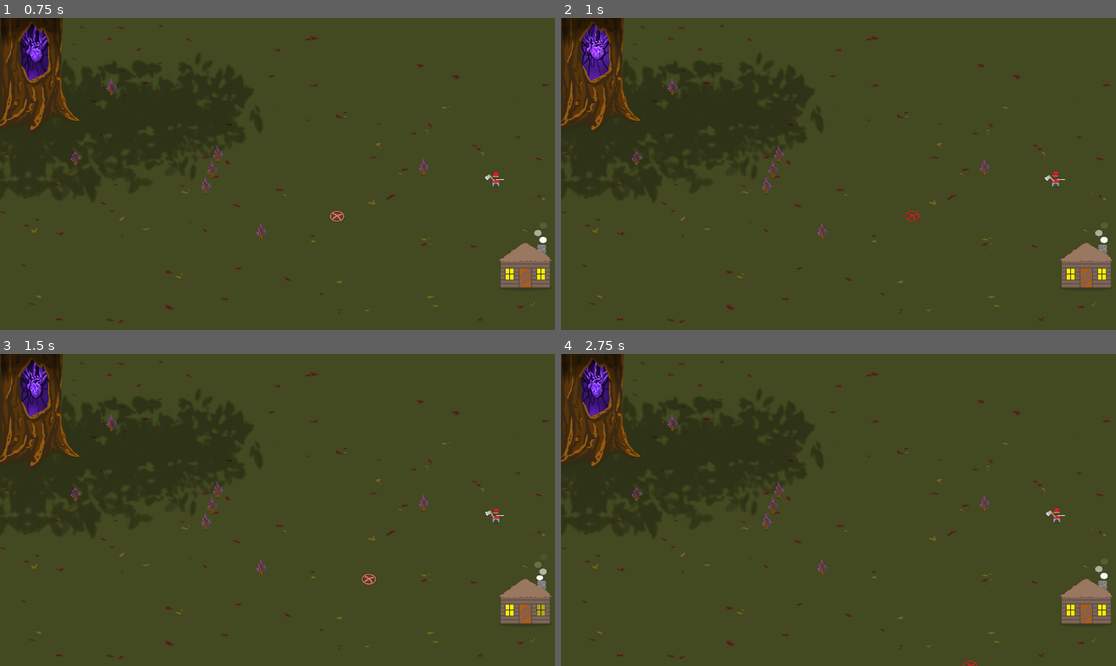
Above: before the commit, frames 1-4 (two rows, left to right).
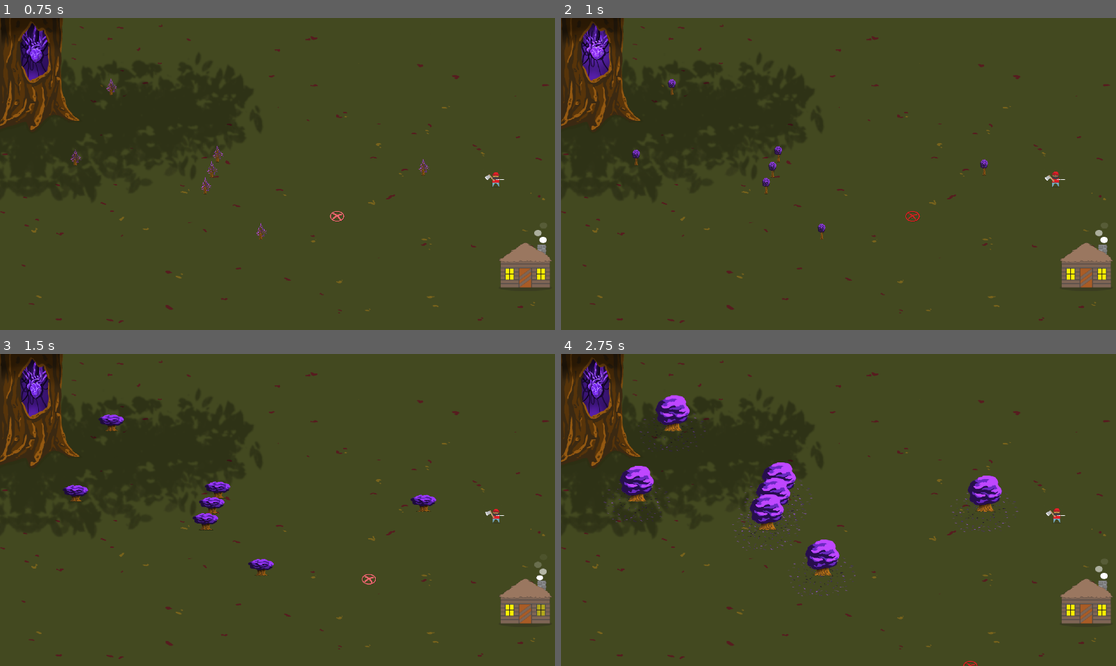
Above: after the commit, the same moments.

Repository: sksmith/ATreeKilledMyFather
Game: Godot game, scene res://Play.tscn
Same seed, same stepped clock (60 frames per second), same inputs: the game is played once before the commit and once after it. This scene is started directly instead of the project's main scene.
Inputs:
- Up to frame 1 (0.75 s): hold D (f_move_right) from 0.53 s (still down); hold Space (f_action) from 0.53 s (still down)
- Up to frame 2 (1 s): keep holding D (f_move_right); keep holding Space (f_action)
- Up to frame 3 (1.5 s): release D (f_move_right) at 1.28 s; release Space (f_action) at 1.28 s; hold S (f_move_down) from 1.28 s (still down); tap Space (f_action) at 1.35 s
- Up to frame 4 (2.75 s): release S (f_move_down) at 2.03 s; hold D (f_move_right) from 2.03 s (still down); hold Space (f_action) from 2.03 s (still down)

Frame 1 is identical in both runs. In frame 2, 0.3% of the frame differs, in the area x 12-78%, y 19-71%; in frame 3, 1.0%; in frame 4, 3.5%, in the area x 7-83%, y 13-78%.

Commit message:
Tree Sounds

Diff:
--- a/Tree.gd
+++ b/Tree.gd
@@ -4,6 +4,7 @@
 signal tree_died(tree)
 
 export var hit_points = 5
+export var tree_growth_sounds: Array
 var phase = 1
 const MAX_PHASE = 3
 
@@ -59,4 +60,8 @@
 
 	if phase >= MAX_PHASE:
 		emit_signal("tree_grown", self)
+		var growth_sound = tree_growth_sounds[randi() % tree_growth_sounds.size()]
 		$LevelTimer.stop()
+		$TreeGrowthSound.stream = growth_sound
+		yield($TreeSprite, "animation_finished")
+		$TreeGrowthSound.play()
--- a/Tree.tscn
+++ b/Tree.tscn
@@ -18,6 +18,9 @@
 [ext_resource path="res://assets/tree/Tree_phase3_targeted.png" type="Texture" id=16]
 [ext_resource path="res://assets/tree/Tree_phase_2_04.png" type="Texture" id=17]
 [ext_resource path="res://assets/tree/Tree_phase3_02.png" type="Texture" id=18]
+[ext_resource path="res://assets/audio/sfx/Tree Grow Phase 3 3.ogg" type="AudioStream" id=19]
+[ext_resource path="res://assets/audio/sfx/Tree Grow Phase 3 1.ogg" type="AudioStream" id=20]
+[ext_resource path="res://assets/audio/sfx/Tree Grow Phase 3 2.ogg" type="AudioStream" id=21]
 
 [sub_resource type="SpriteFrames" id=3]
 animations = [ {
@@ -83,6 +86,7 @@
 __meta__ = {
 "_edit_group_": true
 }
+tree_growth_sounds = [ ExtResource( 20 ), ExtResource( 21 ), ExtResource( 19 ) ]
 
 [node name="TreeSprite" type="AnimatedSprite" parent="."]
 position = Vector2( -1, -59 )
@@ -92,7 +96,6 @@
 playing = true
 
 [node name="LevelTimer" type="Timer" parent="."]
-wait_time = 5.0
 autostart = true
 
 [node name="Phase1Collider" type="CollisionShape2D" parent="."]
@@ -131,4 +134,8 @@
 position = Vector2( 4, 28 )
 shape = SubResource( 9 )
 
+[node name="TreeGrowthSound" type="AudioStreamPlayer" parent="."]
+volume_db = 1.0
+bus = "Sfx Hi"
+
 [connection signal="timeout" from="LevelTimer" to="." method="_on_LevelTimer_timeout"]
--- a/default_bus_layout.tres
+++ b/default_bus_layout.tres
@@ -5,7 +5,7 @@
 bus/1/solo = false
 bus/1/mute = false
 bus/1/bypass_fx = false
-bus/1/volume_db = 3.63801
+bus/1/volume_db = 6.02
 bus/1/send = "Master"
 bus/2/name = "Sfx Lo"
 bus/2/solo = false
Not shown: 1 places in Tree.tscn that only renumber resources
Not shown, added: assets/audio/sfx/Tree Grow Phase 3 1.ogg.import
Not shown, added: assets/audio/sfx/Tree Grow Phase 3 2.ogg.import
Not shown, added: assets/audio/sfx/Tree Grow Phase 3 3.ogg.import
Not shown, added: assets/audio/sfx/Tree Grow Phase 3 1.ogg
Not shown, added: assets/audio/sfx/Tree Grow Phase 3 2.ogg
Not shown, added: assets/audio/sfx/Tree Grow Phase 3 3.ogg
